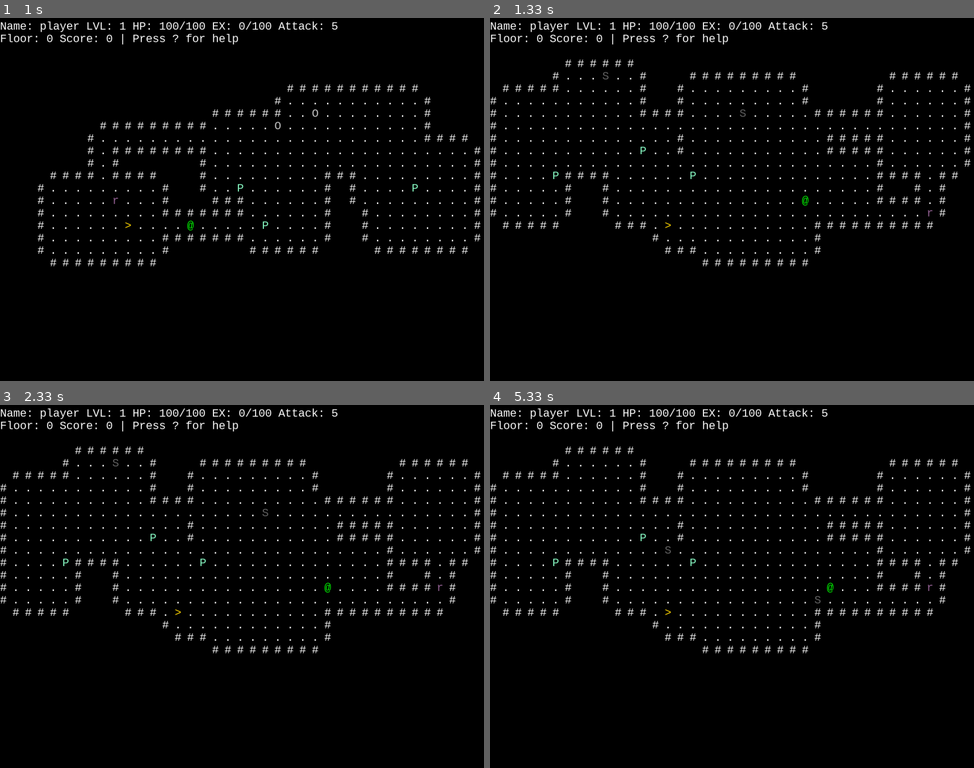
Above: before the commit, frames 1-4 (two rows, left to right).
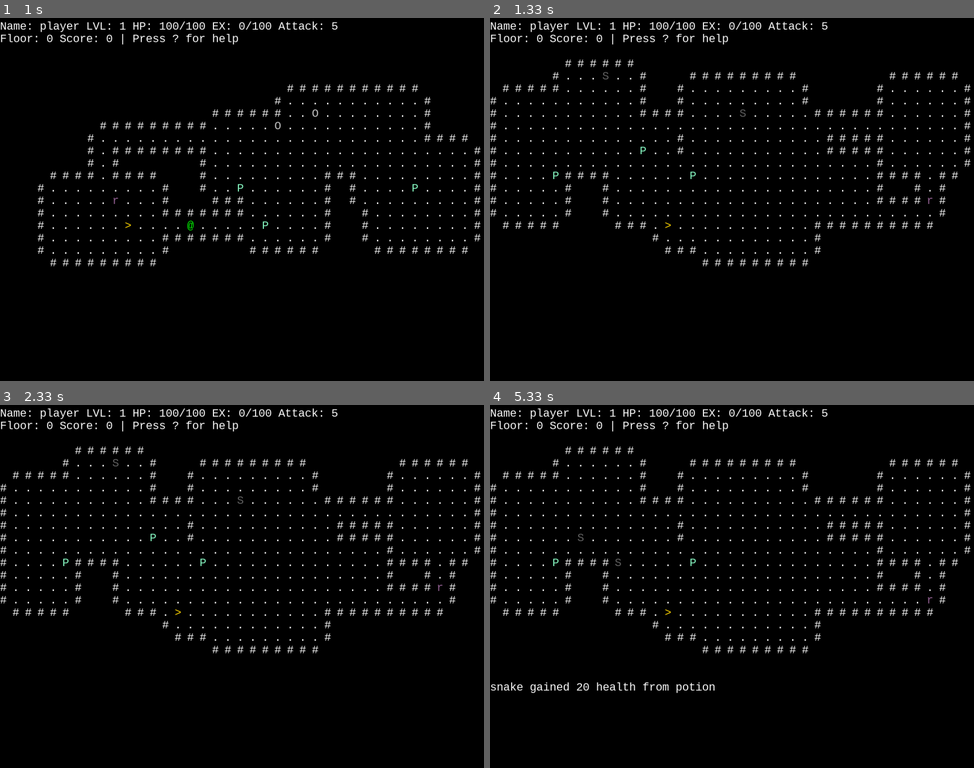
Above: after the commit, the same moments.

Repository: pyrotek45/pygame-roguehack
Game: pygame game, started from game.py
The game is run twice, just before and just after one commit, with the same random seed, the same clock (stepped at 60 frames per second) and the same inputs.
Inputs:
- Up to frame 1 (1 s): hold Right 0.33-0.8 s; hold Up from 0.83 s (still down)
- Up to frame 2 (1.33 s): release Up at 1.13 s; tap R at 1.17 s
- Up to frame 3 (2.33 s): hold Right 1.5-1.97 s; tap / at 1.65 s; hold Left from 2 s (still down)
- Up to frame 4 (5.33 s): release Left at 2.53 s; tap , at 2.57 s; hold Down 2.9-3.2 s; tap / at 3.05, 3.38, 4.88 s; hold Left 3.23-3.63 s; tap J at 3.3, 3.6, 3.73, 4.13, 4.43, 4.8, 5.2 s; hold Up 3.67-4.03 s; tap K at 3.82, 5.28 s; hold Right 4.07-4.7 s; hold Down 4.73-5.1 s; hold Left from 5.13 s (still down)

Frame 1 is identical in both runs. In frame 2, less than 0.1% of the frame differs, in the area x 64-92%, y 48-55%; in frame 3, less than 0.1%; in frame 4, 0.5%, in the area x 0-92%, y 35-80%.

Commit message:
added a very basic ECS to the floor object

Diff:
--- a/entities.py
+++ b/entities.py
@@ -2,6 +2,7 @@
 import heapq
 
 # -------------------- Classes & API -------------------- #
+
 
 class Entity:
     def __init__(self, name, x, y, health, attack, symbol, color, ai=None):
@@ -31,7 +32,7 @@
         self.experience = 0
         self.experience_to_level = int(self.experience_to_level * 1.2)
 
-    def set_ex(self,amount):
+    def set_ex(self, amount):
         self.ex_gain = amount
 
 
@@ -43,7 +44,6 @@
         pass
 
 
-
 # prolly want to make this more generic in the future??
 # maybe add it to the world class?
 def create_random_mob():
@@ -53,20 +53,21 @@
 
 def create_mob(name):
     if name == "orc":
-        mob = Entity("orc", 0, 0, 10, 3, "O", (200,200,200), ai=AStarAi(None))
+        mob = Entity("orc", 0, 0, 10, 3, "O", (200, 200, 200), ai=AStarAi(None))
         mob.set_ex(20)
         return mob
     elif name == "snake":
-        mob = Entity("snake", 0, 0, 5, 2, "S", (100,100,100), ai=ChaseAndWonderAi(None))
+        mob = Entity(
+            "snake", 0, 0, 5, 2, "S", (100, 100, 100), ai=ChaseAndWonderAi(None)
+        )
         mob.set_ex(10)
         return mob
     elif name == "rat":
-        mob = Entity("rat", 0, 0, 3, 1, "r", (150,100,150), ai=WonderAi(None))
+        mob = Entity("rat", 0, 0, 3, 1, "r", (150, 100, 150), ai=WonderAi(None))
         mob.set_ex(5)
         return mob
     else:
         return None
-
 
 
 # ----------------- AI Implementations ---------------- #
@@ -104,8 +105,16 @@
         if random.random() < 0.5:
             # chase
             player = floor.world.player
-            x = 0 if player.x == self.owner.x else (1 if player.x > self.owner.x else -1)
-            y = 0 if player.y == self.owner.y else (1 if player.y > self.owner.y else -1)
+            x = (
+                0
+                if player.x == self.owner.x
+                else (1 if player.x > self.owner.x else -1)
+            )
+            y = (
+                0
+                if player.y == self.owner.y
+                else (1 if player.y > self.owner.y else -1)
+            )
             floor.move_entity(self.owner, x, y)
         else:
             # wonder
@@ -115,13 +124,14 @@
 
 # ----------------- Pathfinding ---------------- #
 
+
 def heuristic(a, b):
     return abs(a[0] - b[0]) + abs(a[1] - b[1])
+
 
 def astar_path(world, start, goal):
     height = len(world.grid)
     width = len(world.grid[0])
-
 
     def in_bounds(pos):
         x, y = pos
@@ -133,7 +143,10 @@
 
     # 8 directions (N, S, E, W, diagonals)
     directions = [
-        (1, 0), (-1, 0), (0, 1), (0, -1),
+        (1, 0),
+        (-1, 0),
+        (0, 1),
+        (0, -1),
     ]
 
     open_set = []
@@ -160,7 +173,7 @@
                 continue
 
             tentative_g = g_score[current] + 1
-            if tentative_g < g_score.get(neighbor, float('inf')):
+            if tentative_g < g_score.get(neighbor, float("inf")):
                 came_from[neighbor] = current
                 g_score[neighbor] = tentative_g
                 f_score = tentative_g + heuristic(neighbor, goal)
--- a/floor.py
+++ b/floor.py
@@ -1,4 +1,5 @@
 import random
+
 
 class Item:
     def __init__(self, x, y, name, symbol, color):
@@ -12,6 +13,7 @@
     def use(self, entity, world):
         pass
 
+
 # gets used as soon as stepped on
 class Potion(Item):
     def use(self, entity, world):
@@ -23,9 +25,39 @@
         world.log_message(f"{entity.name} gained 20 health from potion")
 
 
+class System:
+    def __init__(self):
+        pass
+
+    def run(self, floor):
+        pass
+
+
+class EntitySystem(System):
+    def run(self, floor):
+        for e in list(floor.components["entities"]):
+            if e.ai and not e.dead:
+                e.ai.take_turn(floor)
+
+        floor.components["entities"] = [
+            e for e in floor.components["entities"] if not e.dead
+        ]
+
 
 class Floor:
     def __init__(self, world, grid_w, grid_h):
+        self.grid = self.create_floor(grid_w, grid_h)
+        self.world = world
+
+        self.components = {"entities": [], "items": []}
+
+        self.systems = [EntitySystem()]
+
+        # add some potions to the floor
+        for _ in range(3):
+            self.add_component("items", Potion(0, 0, "Potion", "P", (140, 255, 200)))
+
+    def create_floor(self, grid_w, grid_h):
         grid = [["#" for _ in range(grid_w)] for _ in range(grid_h)]
         rooms = []
 
@@ -69,16 +101,7 @@
         stair_down_x, stair_down_y = find_valid_spawn(grid)
         grid[stair_down_y][stair_down_x] = ">"
 
-
-        self.grid = grid
-        self.entities = []
-        self.world = world
-        self.items = []
-
-        # add sone potions to the floor
-        for _ in range(3):
-            self.add_item(Potion(0,0,"Potion","P", (140,255,200)))
-
+        return grid
 
     def is_movable(self, x, y):
         return self.grid[y][x] != "#"
@@ -91,54 +114,59 @@
         if not self.is_movable(new_x, new_y):
             return
 
-        for e in self.entities:
+        for e in self.components["entities"]:
             if e is not entity and e.x == new_x and e.y == new_y:
                 # attack seq (entity then other: e)
                 e.health -= entity.attack
-                self.world.log_message(f"{entity.name} attacks {e.name} for {entity.attack}!")
+                self.world.log_message(
+                    f"{entity.name} attacks {e.name} for {entity.attack}!"
+                )
                 if e.health <= 0:
                     self.world.log_message(f"{e.name} dies!")
                     e.dead = True
                     entity.experience += e.ex_gain
-                    self.world.log_message(f"{entity.name} gains {e.ex_gain} experience!")
+                    self.world.log_message(
+                        f"{entity.name} gains {e.ex_gain} experience!"
+                    )
                     entity.score += e.ex_gain
                     if entity.experience >= entity.experience_to_level:
                         entity.level_up()
-                        self.world.log_message(f"{entity.name} levels up to level {entity.level}!")
+                        self.world.log_message(
+                            f"{entity.name} levels up to level {entity.level}!"
+                        )
                         entity.score += 50
                     if entity.health <= 0:
                         self.world.log_message(f"{entity.name} dies!")
                         entity.dead = True
                 return
 
-        for i in self.items:
+        for i in self.components["items"]:
             if not i.used and i.x == new_x and i.y == new_y:
                 i.use(entity, self.world)
 
         entity.x = new_x
         entity.y = new_y
 
+    def update(self):
+        for system in self.systems:
+            system.run(self)
 
-    def update(self):
-        # move the mobs
-        for e in list(self.entities):
-            if e.ai and not e.dead:
-                e.ai.take_turn(self)
+    def add_system(self, system):
+        self.systems.append(system)
 
-        self.entities = [e for e in self.entities if not e.dead]
+    def add_component(self, component, value=None):
+        if component in self.components:
+            if value:
+                if hasattr(value, "x") and hasattr(value, "y"):
+                    x, y = find_valid_spawn(self.grid)
+                    value.x = x
+                    value.y = y
+                    self.components[component].append(value)
+                else:
+                    self.components[component].append(value)
 
-
-    def add_entity(self, entity):
-        x,y = find_valid_spawn(self.grid)
-        entity.x = x
-        entity.y = y
-        self.entities.append(entity)
-
-    def add_item(self, item):
-        x,y = find_valid_spawn(self.grid)
-        item.x = x
-        item.y = y
-        self.items.append(item)
+        else:
+            self.components[component] = []
 
 
 def find_valid_spawn(grid):
@@ -150,6 +178,7 @@
         if grid[y][x] == ".":
             return (x, y)
 
+
 def find_up_stairs(grid):
     for y in range(len(grid)):
         for x in range(len(grid[y])):
@@ -157,6 +186,7 @@
                 return (x, y)
     return None
 
+
 def find_down_stairs(grid):
     for y in range(len(grid)):
         for x in range(len(grid[y])):
--- a/game.py
+++ b/game.py
@@ -15,19 +15,26 @@
 TOP_BAR_SIZE = 2
 
 font = pygame.font.SysFont("Consolas", FONTSIZE)
-screen = pygame.display.set_mode((GRID_W * FONTSIZE, GRID_H * FONTSIZE + (LOG_SIZE * FONTSIZE) + (TOP_BAR_SIZE * FONTSIZE)))
+screen = pygame.display.set_mode(
+    (
+        GRID_W * FONTSIZE,
+        GRID_H * FONTSIZE + (LOG_SIZE * FONTSIZE) + (TOP_BAR_SIZE * FONTSIZE),
+    )
+)
 clock = pygame.time.Clock()
+
 
 class State(Enum):
     GAMEOVER = auto()
     OVERWORLD = auto()
     HELP = auto()
 
+
 class World:
     def __init__(self):
         self.state = State.OVERWORLD
 
-        self.player = Entity("player", 5, 5, 100, 5, (0,255,0), "@")
+        self.player = Entity("player", 5, 5, 100, 5, (0, 255, 0), "@")
 
         self.floors = [Floor(self, GRID_W, GRID_H)]
         self.current_floor = 0
@@ -35,24 +42,24 @@
 
         self.log = []
 
-        self.map.add_entity(self.player)
+        self.map.add_component("entities", self.player)
 
     def reset(self):
         self.state = State.OVERWORLD
 
-        self.player = Entity("player", 5, 5, 100, 5, (0,255,0), "@")
+        self.player = Entity("player", 5, 5, 100, 5, (0, 255, 0), "@")
 
         self.floors = [Floor(self, GRID_W, GRID_H)]
         self.current_floor = 0
         self.add_mobs(3)
 
         self.log = []
-        self.map.add_entity(self.player)
+        self.map.add_component("entitites", self.player)
 
     def add_mobs(self, num):
         for _ in range(num):
             mob = create_random_mob()
-            self.map.add_entity(mob)
+            self.map.add_component("entities", mob)
 
     @property
     def map(self):
@@ -62,13 +69,12 @@
         if self.current_floor == len(self.floors) - 1:
             new_floor = Floor(self, GRID_W, GRID_H)
             # fill with mobs
-            for _ in range(random.randint(1,self.current_floor + 4)):
+            for _ in range(random.randint(1, self.current_floor + 4)):
                 mob = create_random_mob()
                 x, y = find_valid_spawn(new_floor.grid)
                 mob.x = x
                 mob.y = y
 
-
                 # make mobs harder on deeper floors
                 attack = mob.attack + self.current_floor
                 health = mob.max_health + self.current_floor
@@ -79,15 +85,14 @@
 
                 mob.set_ex(mob.ex_gain + self.current_floor * 2)
 
-                new_floor.entities.append(mob)
-
-            new_floor.add_entity(self.player)
+                new_floor.add_component("entities", mob)
+
+            new_floor.add_component("entities", self.player)
 
             self.floors.append(new_floor)
 
         self.current_floor += 1
         self.player.x, self.player.y = find_up_stairs(self.map.grid)
-
 
     def go_up_stairs(self):
         self.current_floor -= 1
@@ -109,14 +114,14 @@
         color = (255, 255, 255)
         # stores entity's location to get drawn
         entity_map = {}
-        for entity in self.map.entities:
+        for entity in self.map.components["entities"]:
             pos = (entity.y, entity.x)
             symbol = (entity.symbol, entity.color)
             entity_map[pos] = symbol
 
         # stores entity's location to get drawn
         item_map = {}
-        for item in self.map.items:
+        for item in self.map.components["items"]:
             if not item.used:
                 pos = (item.y, item.x)
                 symbol = (item.symbol, item.color)
@@ -137,9 +142,17 @@
 
         top_bar_size_offset = (TOP_BAR_SIZE + 1) * FONTSIZE
 
-        text = font.render(f"Name: {self.player.name} LVL: {str(self.player.level)} HP: {str(self.player.health)}/{str(self.player.max_health)} EX: {str(self.player.experience)}/{str(self.player.experience_to_level)} Attack: {str(self.player.attack)}", True, color)
+        text = font.render(
+            f"Name: {self.player.name} LVL: {str(self.player.level)} HP: {str(self.player.health)}/{str(self.player.max_health)} EX: {str(self.player.experience)}/{str(self.player.experience_to_level)} Attack: {str(self.player.attack)}",
+            True,
+            color,
+        )
         screen.blit(text, (0, FONTSIZE))
-        text = font.render(f"Floor: {self.current_floor} Score: {str(self.player.score)} | Press ? for help", True, color)
+        text = font.render(
+            f"Floor: {self.current_floor} Score: {str(self.player.score)} | Press ? for help",
+            True,
+            color,
+        )
         screen.blit(text, (0, FONTSIZE * 2))
 
         for y, row in enumerate(self.map.grid):
@@ -147,13 +160,23 @@
                 if (y, x) in entity_map:
                     if entity_map[(y, x)][1] == "@":
                         text = font.render("@", True, (0, 255, 0))
-                        screen.blit(text, (x * FONTSIZE, y * FONTSIZE + top_bar_size_offset))
+                        screen.blit(
+                            text, (x * FONTSIZE, y * FONTSIZE + top_bar_size_offset)
+                        )
                     else:
-                        text = font.render(str(entity_map[(y, x)][0]), True, entity_map[(y,x)][1])
-                        screen.blit(text, (x * FONTSIZE, y * FONTSIZE + top_bar_size_offset))
+                        text = font.render(
+                            str(entity_map[(y, x)][0]), True, entity_map[(y, x)][1]
+                        )
+                        screen.blit(
+                            text, (x * FONTSIZE, y * FONTSIZE + top_bar_size_offset)
+                        )
                 elif (y, x) in item_map:
-                    text = font.render(str(item_map[(y, x)][0]), True, item_map[(y,x)][1])
-                    screen.blit(text, (x * FONTSIZE, y * FONTSIZE + top_bar_size_offset))
+                    text = font.render(
+                        str(item_map[(y, x)][0]), True, item_map[(y, x)][1]
+                    )
+                    screen.blit(
+                        text, (x * FONTSIZE, y * FONTSIZE + top_bar_size_offset)
+                    )
                 else:
                     if ch == "#":
                         if wall_visible(y, x):
@@ -169,7 +192,9 @@
                         text = font.render(">", True, (255, 215, 0))
                     else:
                         text = font.render(ch, True, color)
-                    screen.blit(text, (x * FONTSIZE, y * FONTSIZE + top_bar_size_offset))
+                    screen.blit(
+                        text, (x * FONTSIZE, y * FONTSIZE + top_bar_size_offset)
+                    )
 
         # draw log
         log_start_y = GRID_H * FONTSIZE
@@ -180,10 +205,19 @@
     def draw_gameover(self):
         # print dead screen
         text = font.render("You died!", True, (255, 0, 0))
-        screen.blit(text, (GRID_W * FONTSIZE // 2 - text.get_width() // 2, GRID_H * FONTSIZE // 2))
+        screen.blit(
+            text,
+            (GRID_W * FONTSIZE // 2 - text.get_width() // 2, GRID_H * FONTSIZE // 2),
+        )
         # show restart option
         text = font.render("Press R to restart", True, (255, 255, 255))
-        screen.blit(text, (GRID_W * FONTSIZE // 2 - text.get_width() // 2, GRID_H * FONTSIZE // 2 + FONTSIZE))
+        screen.blit(
+            text,
+            (
+                GRID_W * FONTSIZE // 2 - text.get_width() // 2,
+                GRID_H * FONTSIZE // 2 + FONTSIZE,
+            ),
+        )
 
     def draw_help(self):
         help_lines = [
@@ -193,7 +227,7 @@
             "R: Restart Game",
             "Q / ESC: Quit Game",
             "",
-            "Press any key to return..."
+            "Press any key to return...",
         ]
         for i, line in enumerate(help_lines):
             text = font.render(line, True, (255, 255, 255))
@@ -237,13 +271,16 @@
                             self.go_down_stairs()
 
                     case pygame.K_COMMA:
-                        if self.current_floor > 0 and world.map.grid[self.player.y][self.player.x] == "<":
+                        if (
+                            self.current_floor > 0
+                            and world.map.grid[self.player.y][self.player.x] == "<"
+                        ):
                             world.go_up_stairs()
 
                     case pygame.K_r:
                         self.reset()
 
-                    case pygame.K_q :
+                    case pygame.K_q:
                         pygame.quit()
                         sys.exit()
 
